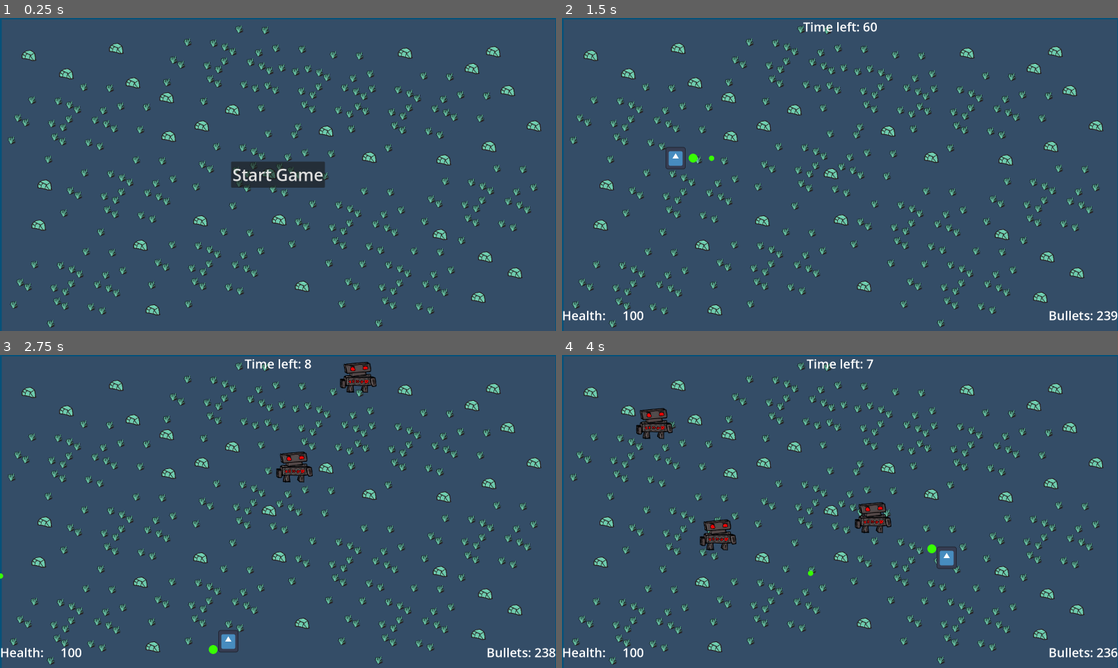
Above: before the commit, frames 1-4 (two rows, left to right).
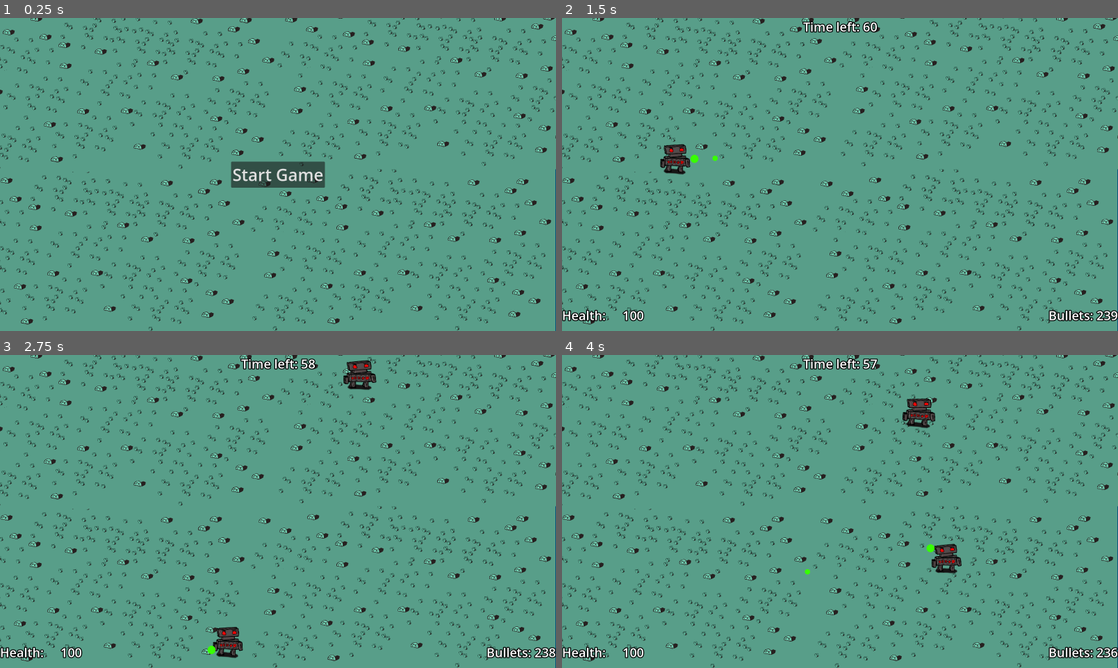
Above: after the commit, the same moments.

Repository: BujarMuharemi/game-jam-5
Game: Godot game, scene res://main.tscn
Two runs of this game, one before a commit and one after it. Both use one fixed random seed, a clock stepped at 60 frames per second and the inputs below. The engine's default icon, where the game draws it, is replaced by a stand-in: a white triangle on a blue panel in a dark square.
Inputs (mouse positions are in pixels of both pictures, inside the frame that each line leads up to):
- Up to frame 1 (0.25 s): no input
- Up to frame 2 (1.5 s): click "Start Game" at 0.5 s; tap Enter at 1.25 s; move the mouse to (962, 158) at 1.27 s; hold Right (move_right) from 1.28 s (still down); click (962, 158) at 1.35 s
- Up to frame 3 (2.75 s): move the mouse to (166, 527) at 2.02 s; release Right (move_right) at 2.03 s; hold Down (move_down) from 2.03 s (still down); click (166, 527) at 2.1 s
- Up to frame 4 (4 s): move the mouse to (895, 442) at 2.77 s; release Down (move_down) at 2.78 s; hold Right (move_right) 2.78-3.53 s; click (895, 442) at 2.85 s; move the mouse to (812, 574) at 3.52 s; hold Up (move_up) from 3.53 s (still down); click (812, 574) at 3.6 s

The runs differ from the first frame. In frame 1, 97% of the frame differs, in the area x 0-100%, y 0-100%; in frame 2, 97%; in frame 3, 97%; in frame 4, 97%.

Commit message:
added more sfx improved art

Diff:
--- a/enemy/enemy.gd
+++ b/enemy/enemy.gd
@@ -2,7 +2,8 @@
 
 @export var speed = 2
 @export var damage = 2
-
+@export var bulletHitSFX = 'res://enemy/bullet-hit2.mp3'
+var sfx
 signal bullet_hit
 
 var rng = RandomNumberGenerator.new()
@@ -10,6 +11,8 @@
 # Called when the node enters the scene tree for the first time.
 func _ready():
 	speed += rng.randf_range(-0.2, 0.5)
+	$AnimationPlayer.play("enemy_walk")
+	sfx = load(bulletHitSFX)
 
 
 # Called every frame. 'delta' is the elapsed time since the previous frame.
@@ -25,8 +28,14 @@
 	#print('@@',body)
 
 	if(body.is_in_group("bullet")):
+		$AudioStreamPlayer2D.stop()
+		$AudioStreamPlayer2D.set_stream(sfx)
+		$AudioStreamPlayer2D.play()
+		$AudioStreamPlayer2D.has_stream_playback()
 		body.get_parent().hide()
-		hide()
+
 		bullet_hit.emit()
-		$CollisionShape2D.set_deferred("disabled", true)
-		body.get_parent().queue_free()
+		#$CollisionShape2D.set_deferred("disabled", true)
+		print("removeing",body.get_parent().name)
+		#self.hide()
+		#self.queue_free()
--- a/enemy/enemy.tscn
+++ b/enemy/enemy.tscn
@@ -1,30 +1,15 @@
-[gd_scene load_steps=7 format=3 uid="uid://b8v7kke37c442"]
+[gd_scene load_steps=8 format=3 uid="uid://b8v7kke37c442"]
 
 [ext_resource type="Script" path="res://enemy/enemy.gd" id="1_e857k"]
-[ext_resource type="Texture2D" uid="uid://4rjote1nfwnv" path="res://enemy/robot3.png" id="2_c2q80"]
+[ext_resource type="Texture2D" uid="uid://cc57dx4jmva" path="res://enemy/robot4.png" id="2_jet4q"]
+[ext_resource type="AudioStream" uid="uid://cs3r1v1shyl87" path="res://enemy/robot-step.mp3" id="3_u4l8s"]
 
 [sub_resource type="RectangleShape2D" id="RectangleShape2D_qvdsf"]
 size = Vector2(72, 81)
 
-[sub_resource type="Animation" id="Animation_f6d3u"]
-resource_name = "enemy_walk"
-loop_mode = 1
-step = 1.0
-tracks/0/type = "value"
-tracks/0/imported = false
-tracks/0/enabled = true
-tracks/0/path = NodePath(".:rotation")
-tracks/0/interp = 1
-tracks/0/loop_wrap = true
-tracks/0/keys = {
-"times": PackedFloat32Array(0, 0.0001, 1),
-"transitions": PackedFloat32Array(1, 1, 1),
-"update": 0,
-"values": [0.0, 0.0, 0.42586]
-}
-
 [sub_resource type="Animation" id="Animation_ccfid"]
 length = 0.001
+step = 1.0
 tracks/0/type = "value"
 tracks/0/imported = false
 tracks/0/enabled = true
@@ -37,6 +22,47 @@
 "update": 0,
 "values": [0.0]
 }
+tracks/1/type = "value"
+tracks/1/imported = false
+tracks/1/enabled = true
+tracks/1/path = NodePath(".:scale")
+tracks/1/interp = 1
+tracks/1/loop_wrap = true
+tracks/1/keys = {
+"times": PackedFloat32Array(0),
+"transitions": PackedFloat32Array(1),
+"update": 0,
+"values": [Vector2(0.9, 0.9)]
+}
+
+[sub_resource type="Animation" id="Animation_f6d3u"]
+resource_name = "enemy_walk"
+loop_mode = 1
+step = 0.7
+tracks/0/type = "value"
+tracks/0/imported = false
+tracks/0/enabled = true
+tracks/0/path = NodePath(".:rotation")
+tracks/0/interp = 1
+tracks/0/loop_wrap = true
+tracks/0/keys = {
+"times": PackedFloat32Array(0, 0.0001, 0.292884, 0.750277, 0.968223),
+"transitions": PackedFloat32Array(1, 1, 1, 1, 1),
+"update": 1,
+"values": [0.0, 0.0, 0.0698132, -0.0244346, 0.0]
+}
+tracks/1/type = "value"
+tracks/1/imported = false
+tracks/1/enabled = true
+tracks/1/path = NodePath(".:scale")
+tracks/1/interp = 1
+tracks/1/loop_wrap = true
+tracks/1/keys = {
+"times": PackedFloat32Array(0, 0.456074, 0.843108, 1),
+"transitions": PackedFloat32Array(1, 1, 1, 1),
+"update": 1,
+"values": [Vector2(0.9, 0.9), Vector2(0.9, 0.95), Vector2(0.9, 0.85), Vector2(0.9, 0.9)]
+}
 
 [sub_resource type="AnimationLibrary" id="AnimationLibrary_e8ckk"]
 _data = {
@@ -45,12 +71,14 @@
 }
 
 [node name="Enemy" type="Area2D" groups=["enemy"]]
+scale = Vector2(0.9, 0.9)
 script = ExtResource("1_e857k")
+speed = 1
 damage = 10
 
 [node name="Sprite2D" type="Sprite2D" parent="."]
 scale = Vector2(0.5, 0.5)
-texture = ExtResource("2_c2q80")
+texture = ExtResource("2_jet4q")
 
 [node name="CollisionShape2D" type="CollisionShape2D" parent="."]
 position = Vector2(-2, 2.5)
@@ -61,4 +89,11 @@
 "": SubResource("AnimationLibrary_e8ckk")
 }
 
+[node name="AudioStreamPlayer2D" type="AudioStreamPlayer2D" parent="."]
+stream = ExtResource("3_u4l8s")
+volume_db = -16.35
+pitch_scale = 1.08
+autoplay = true
+max_distance = 1000.0
+
 [connection signal="area_entered" from="." to="." method="_on_body_entered"]
--- a/hud/hud.tscn
+++ b/hud/hud.tscn
@@ -15,6 +15,8 @@
 offset_right = 20.0
 offset_bottom = 26.0
 grow_horizontal = 2
+theme_override_colors/font_outline_color = Color(0, 0, 0, 1)
+theme_override_constants/outline_size = 10
 theme_override_font_sizes/font_size = 36
 text = "Time left: 60
 "
@@ -64,6 +66,8 @@
 offset_top = -70.0
 grow_horizontal = 0
 grow_vertical = 0
+theme_override_colors/font_outline_color = Color(0, 0, 0, 1)
+theme_override_constants/outline_size = 10
 theme_override_font_sizes/font_size = 36
 text = "Bullets: 240"
 
@@ -83,8 +87,10 @@
 anchor_top = 1.0
 anchor_bottom = 1.0
 offset_top = -70.0
-offset_right = 56.0
+offset_right = 126.0
 grow_vertical = 0
+theme_override_colors/font_outline_color = Color(0, 0, 0, 1)
+theme_override_constants/outline_size = 10
 theme_override_font_sizes/font_size = 36
 text = "Health:"
 
@@ -99,6 +105,8 @@
 offset_top = -70.0
 grow_horizontal = 0
 grow_vertical = 0
+theme_override_colors/font_outline_color = Color(0, 0, 0, 1)
+theme_override_constants/outline_size = 10
 theme_override_font_sizes/font_size = 36
 text = "100"
 
--- a/main.tscn
+++ b/main.tscn
@@ -4,7 +4,7 @@
 [ext_resource type="Script" path="res://main.gd" id="1_w421u"]
 [ext_resource type="PackedScene" uid="uid://bjo555h12rjt0" path="res://enemy_spawner/enemy_spawner.tscn" id="3_fo8oq"]
 [ext_resource type="PackedScene" uid="uid://ccoojrxg86a8a" path="res://hud/hud.tscn" id="4_51441"]
-[ext_resource type="Texture2D" uid="uid://cfsmw3m18phih" path="res://background5.png" id="5_jrche"]
+[ext_resource type="Texture2D" uid="uid://8f0xspb08bct" path="res://background6.png" id="5_6edtm"]
 
 [node name="Main" type="Node"]
 script = ExtResource("1_w421u")
@@ -15,14 +15,34 @@
 speed = 600
 
 [node name="EnemySpawner" parent="." instance=ExtResource("3_fo8oq")]
-spawnRate = 2
+spawnTime = 20
 
 [node name="HUD" parent="." instance=ExtResource("4_51441")]
-round_time = 10
 
-[node name="Sprite2D" type="Sprite2D" parent="."]
+[node name="BackgroundSprite" type="Sprite2D" parent="."]
 visibility_layer = 16
 z_index = -2
-position = Vector2(801.5, 456)
-scale = Vector2(0.829688, 0.837037)
-texture = ExtResource("5_jrche")
+position = Vector2(1155.5, 664.5)
+scale = Vector2(0.460938, 0.450926)
+texture = ExtResource("5_6edtm")
+
+[node name="BackgroundSprite2" type="Sprite2D" parent="."]
+visibility_layer = 16
+z_index = -2
+position = Vector2(273, 666)
+scale = Vector2(0.460938, 0.450926)
+texture = ExtResource("5_6edtm")
+
+[node name="BackgroundSprite3" type="Sprite2D" parent="."]
+visibility_layer = 16
+z_index = -2
+position = Vector2(359, 200)
+scale = Vector2(0.460938, 0.450926)
+texture = ExtResource("5_6edtm")
+
+[node name="BackgroundSprite4" type="Sprite2D" parent="."]
+visibility_layer = 16
+z_index = -2
+position = Vector2(1232, 192)
+scale = Vector2(0.460938, 0.450926)
+texture = ExtResource("5_6edtm")
--- a/player/Player.gd
+++ b/player/Player.gd
@@ -4,19 +4,25 @@
 @export var bullet_scene: PackedScene
 @export var bullets = 240
 @export var health = 100
+@export var gunDistance = 60
 
 var screen_size
 var hud
 signal bullet_shot
 signal player_died
+var animation
+var walkAnimationFlag = false
 
 func _ready():
 	screen_size = get_viewport_rect().size
 	#get_parent().get_node("Player").connect("bullet_shot",update_bullets(bullets-1))
 	hud = get_parent().get_node("HUD")
+	animation = $AnimationPlayer
+
 
 var A = Vector2(50,50)
 var B = Vector2(100, 100)
+
 
 # Called every frame. 'delta' is the elapsed time since the previous frame.
 func _process(delta):
@@ -33,6 +39,10 @@
 
 	if velocity.length() > 0:
 		velocity = velocity.normalized() * speed
+		$AnimationPlayer.play("enemy_walk")
+	else:
+		$AnimationPlayer.pause()
+
 
 	position += velocity * delta
 
@@ -57,7 +67,7 @@
 
 
 		var bullet = bullet_scene.instantiate()
-		bullet.position = position + diff*50#(diff.normalized/2) #event.position
+		bullet.position = position + diff*gunDistance#(diff.normalized/2) #event.position
 		var angle = bullet.position.angle_to(diff)
 		#var dir = bullet.rotate(angle)
 		#bullet.rotation=angle
@@ -77,7 +87,7 @@
 		#TODO: add this code to when the player is also moving
 		var diff = event.position - position
 		diff =  position.direction_to(event.position)
-		$Gun.position = diff*50
+		$Gun.position = diff*gunDistance
 		#print("Mouse Click/Unclick at: ", event.position)
 
 func _on_area_2d_area_entered(area):
--- a/player/Player.tscn
+++ b/player/Player.tscn
@@ -1,8 +1,8 @@
-[gd_scene load_steps=8 format=3 uid="uid://bwwu5qt16yfoa"]
+[gd_scene load_steps=11 format=3 uid="uid://bwwu5qt16yfoa"]
 
 [ext_resource type="Script" path="res://player/Player.gd" id="1_4joht"]
 [ext_resource type="PackedScene" uid="uid://dl71kluf8ejn6" path="res://bullet/bullet2.tscn" id="2_addm8"]
-[ext_resource type="Texture2D" uid="uid://5iomks71v6i0" path="res://player/icon.svg" id="3_jryq2"]
+[ext_resource type="Texture2D" uid="uid://cc57dx4jmva" path="res://enemy/robot4.png" id="3_bljtq"]
 [ext_resource type="Texture2D" uid="uid://dm5a3kop68oy7" path="res://bullet/bullet.png" id="4_ept1d"]
 [ext_resource type="AudioStream" uid="uid://cmslpqb4a3k4n" path="res://player/single-gunshot-6-101876.mp3" id="5_6mtsn"]
 
@@ -12,14 +12,78 @@
 [sub_resource type="RectangleShape2D" id="RectangleShape2D_myw3c"]
 size = Vector2(58, 63)
 
+[sub_resource type="Animation" id="Animation_ccfid"]
+length = 0.001
+step = 1.0
+tracks/0/type = "value"
+tracks/0/imported = false
+tracks/0/enabled = true
+tracks/0/path = NodePath(".:rotation")
+tracks/0/interp = 1
+tracks/0/loop_wrap = true
+tracks/0/keys = {
+"times": PackedFloat32Array(0),
+"transitions": PackedFloat32Array(1),
+"update": 0,
+"values": [0.0]
+}
+tracks/1/type = "value"
+tracks/1/imported = false
+tracks/1/enabled = true
+tracks/1/path = NodePath(".:scale")
+tracks/1/interp = 1
+tracks/1/loop_wrap = true
+tracks/1/keys = {
+"times": PackedFloat32Array(0),
+"transitions": PackedFloat32Array(1),
+"update": 0,
+"values": [Vector2(0.9, 0.9)]
+}
+
+[sub_resource type="Animation" id="Animation_f6d3u"]
+resource_name = "enemy_walk"
+loop_mode = 1
+step = 1.0
+tracks/0/type = "value"
+tracks/0/imported = false
+tracks/0/enabled = true
+tracks/0/path = NodePath(".:rotation")
+tracks/0/interp = 1
+tracks/0/loop_wrap = true
+tracks/0/keys = {
+"times": PackedFloat32Array(0, 0.0001, 0.292884, 0.750277, 0.968223),
+"transitions": PackedFloat32Array(1, 1, 1, 1, 1),
+"update": 0,
+"values": [0.0, 0.0, 0.0698132, -0.0244346, 0.0]
+}
+tracks/1/type = "value"
+tracks/1/imported = false
+tracks/1/enabled = true
+tracks/1/path = NodePath(".:scale")
+tracks/1/interp = 1
+tracks/1/loop_wrap = true
+tracks/1/keys = {
+"times": PackedFloat32Array(0, 0.456074, 0.843108, 1),
+"transitions": PackedFloat32Array(1, 1, 1, 1),
+"update": 0,
+"values": [Vector2(0.9, 0.9), Vector2(0.9, 0.95), Vector2(0.9, 0.85), Vector2(0.9, 0.9)]
+}
+
+[sub_resource type="AnimationLibrary" id="AnimationLibrary_e8ckk"]
+_data = {
+"RESET": SubResource("Animation_ccfid"),
+"enemy_walk": SubResource("Animation_f6d3u")
+}
+
 [node name="Player" type="CharacterBody2D"]
+scale = Vector2(0.9, 0.9)
 script = ExtResource("1_4joht")
 speed = 800
 bullet_scene = ExtResource("2_addm8")
 
 [node name="Sprite2D" type="Sprite2D" parent="."]
 scale = Vector2(0.456, 0.5)
-texture = ExtResource("3_jryq2")
+texture = ExtResource("3_bljtq")
 
 [node name="CollisionShape2D" type="CollisionShape2D" parent="."]
 position = Vector2(-1, -1)
@@ -27,7 +91,7 @@
 disabled = true
 
 [node name="Gun" type="Sprite2D" parent="."]
-position = Vector2(80, 1)
+position = Vector2(93.3333, 1)
 scale = Vector2(0.5, 0.5)
 texture = ExtResource("4_ept1d")
 
@@ -39,7 +103,14 @@
 
 [node name="GunShot" type="AudioStreamPlayer2D" parent="."]
 stream = ExtResource("5_6mtsn")
-volume_db = -20.8
-pitch_scale = 3.89
+volume_db = -12.394
+pitch_scale = 2.09
+max_distance = 1500.0
+attenuation = 2.73208
+
+[node name="AnimationPlayer" type="AnimationPlayer" parent="."]
+libraries = {
+"": SubResource("AnimationLibrary_e8ckk")
+}
 
 [connection signal="area_entered" from="Area2D" to="." method="_on_area_2d_area_entered"]
Binary file added: WorkSans-VariableFont_wght.ttf
Not shown, added: WorkSans-VariableFont_wght.ttf.import
Binary file added: background6.png
Not shown, added: background6.png.import
Binary file added: background7.png
Not shown, added: background7.png.import
Not shown, added: enemy/bullet-hit.mp3.import
Not shown, added: enemy/bullet-hit2.mp3.import
Not shown, added: enemy/robot-step.mp3.import
Binary file added: enemy/robot4.png
Not shown, added: enemy/robot4.png.import
Not shown, changed: README.md
(and 3 more such lines)
